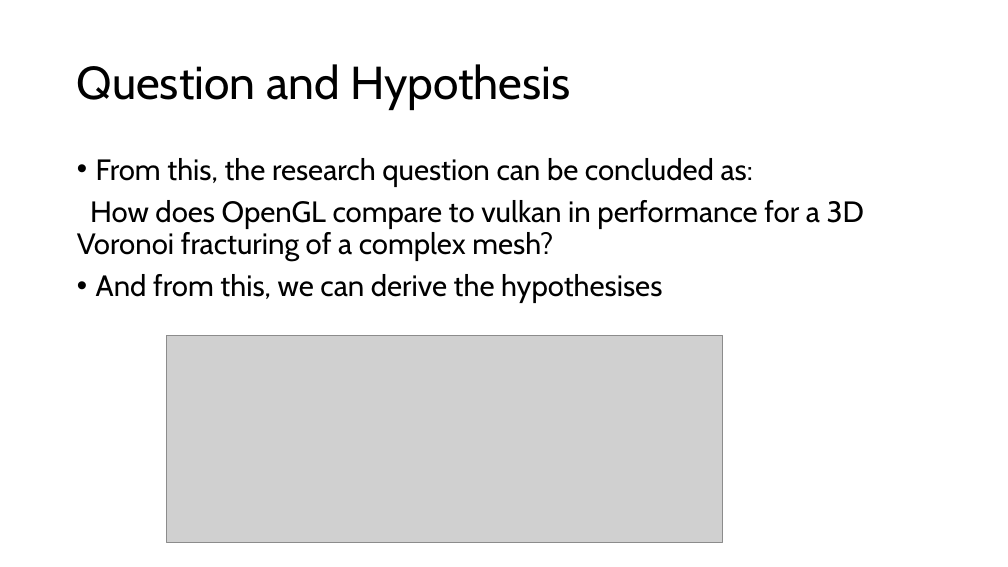
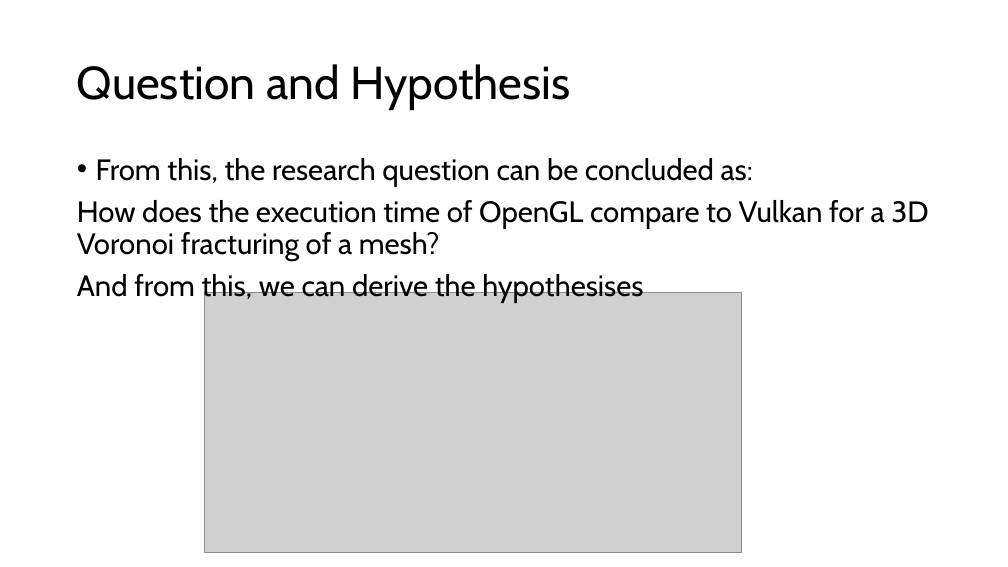
Before and after one commit to SamLGameDev/SamsEngine, a slide deck: slide 5 of Disertation/Proposal Presentation.pptx. Drawn at 1008x567 pixels with LibreOffice and Linux fonts; fonts in the diff are those of the drawing; grey boxes stand for pictures. Boxes give left, top, right and bottom in pixels: in the first picture for what was removed or moved away, otherwise in the second. Text is boxed around its words. In the diff, an @@ line names an element or a change of style, - is before the commit and + after.

```diff
--- a/Disertation/Proposal Presentation.pptx
+++ b/Disertation/Proposal Presentation.pptx
@@ text at (x1=77, y1=200, x2=928, y2=261): text changed @@
-How does OpenGL compare to vulkan in performance for a 3D Voronoi fracturing of a complex mesh?
+How does the execution time of OpenGL compare to Vulkan for a 3D Voronoi fracturing of a mesh?
@@ text at (x1=77, y1=271, x2=643, y2=303): bullet • to none @@
@@ picture resized from (x1=166, y1=335, x2=723, y2=542) to (x1=204, y1=292, x2=742, y2=552) @@
```
Also in this commit, not shown: 8 other slides changed, 15 slides added, 3 slides removed, 1 other file.
